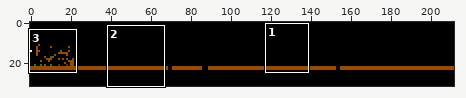
File history of a sprite sheet, android/assets/worlds/world_1_1.png. Above: a wide view before the commit, with the close-up outlined.
Close-up. Earlier state:
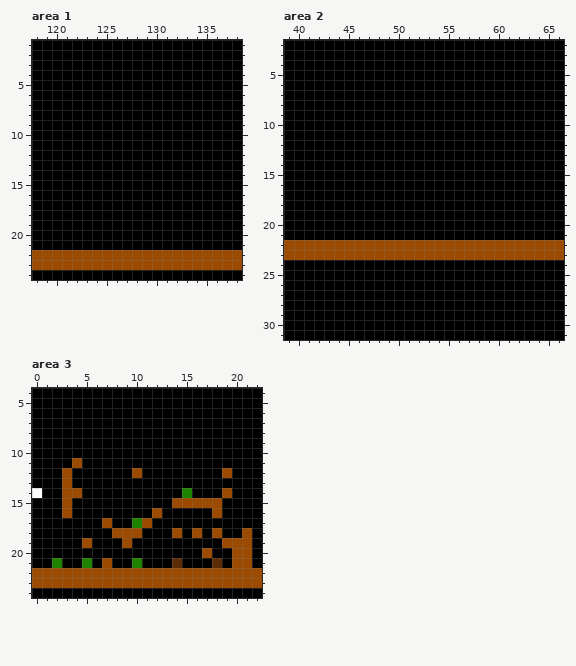
The file is 212x32 pixels. Shown: area 1: x 118..138, y 1..24; area 2: x 39..66, y 2..31; area 3: x 0..22, y 4..24.
And afterwards:
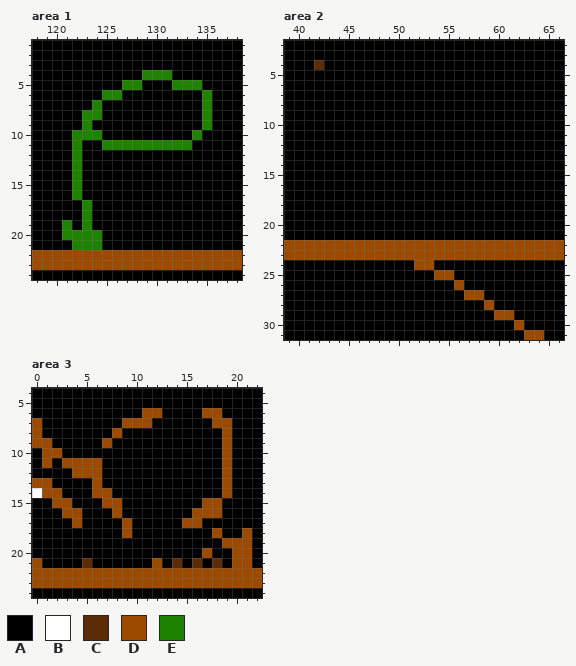
Palette (. is transparent): A #000000  B #ffffff  C #5c2c07  D #9b4a00  E #1e8400
What changed:
Area 1:
y 4: x 129..131 AAA -> EEE
y 5: x 127..128 AA -> EE; x 132..134 AAA -> EEE
y 6: x 125..126 AA -> EE; x 135 A -> E
y 7: x 124 A -> E; x 135 A -> E
y 8: x 123..124 AA -> EE; x 135 A -> E
y 9: x 123 A -> E; x 135 A -> E
y 10: x 122..124 AAA -> EEE; x 134 A -> E
y 11: x 122 A -> E; x 125..133 AAAAAAAAA -> EEEEEEEEE
y 12..16: x 122 A -> E
y 17..18: x 123 A -> E
y 19: x 121 A -> E; x 123 A -> E
y 20: x 121..124 AAAA -> EEEE
y 21: x 122..124 AAA -> EEE
Area 2:
y 4: x 42 A -> C
y 24: x 52..53 AA -> DD
y 25: x 54..55 AA -> DD
y 26: x 56 A -> D
y 27: x 57..58 AA -> DD
y 28: x 59 A -> D
y 29: x 60..61 AA -> DD
y 30: x 62 A -> D
y 31: x 63..64 AA -> DD
Area 3:
y 6: x 11..12 AA -> DD; x 17..18 AA -> DD
y 7: x 0 A -> D; x 9..11 AAA -> DDD; x 18..19 AA -> DD
y 8: x 0 A -> D; x 8 A -> D; x 19 A -> D
y 9: x 0..1 AA -> DD; x 7 A -> D; x 19 A -> D
y 10: x 1..2 AA -> DD; x 19 A -> D
y 11: x 1 A -> D; x 3 A -> D; x 5..6 AA -> DD; x 19 A -> D
y 12: x 3..6 DAAA -> ADDD; x 10 D -> A
y 13: x 0..1 AA -> DD; x 3 D -> A; x 6 A -> D; x 19 A -> D
y 14: x 1..4 AADD -> DDAA; x 6..7 AA -> DD; x 15 E -> A
y 15: x 2 A -> D; x 7..8 AA -> DD; x 14..16 DDD -> AAA
y 16: x 4 A -> D; x 8 A -> D; x 12 D -> A; x 16..17 AA -> DD
y 17: x 4 A -> D; x 7 D -> A; x 9..11 AED -> DAA; x 15..16 AA -> DD
y 18: x 8 D -> A; x 10 D -> A; x 14 D -> A; x 16 D -> A
y 19: x 5 D -> A; x 9 D -> A
y 21: x 0 A -> D; x 2 E -> A; x 5 E -> C; x 7 D -> A; x 10 E -> A; x 12 A -> D; x 16 A -> C
Changed places in both close-ups, as pixel boxes (x1, y1, x2, y2):
changed: (62, 70, 212, 250)
changed: (314, 60, 324, 70)
changed: (414, 260, 544, 340)
changed: (32, 408, 232, 568)
